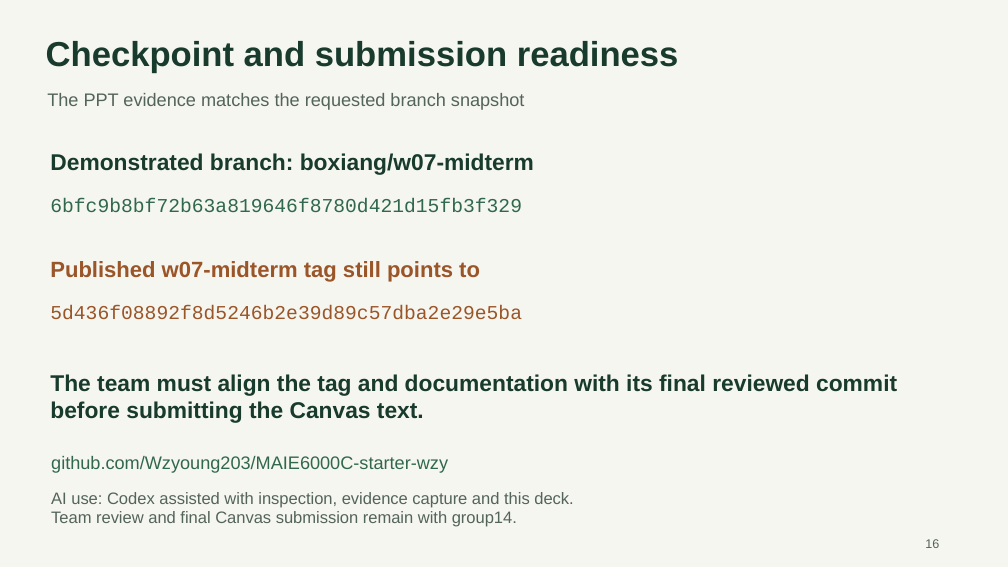
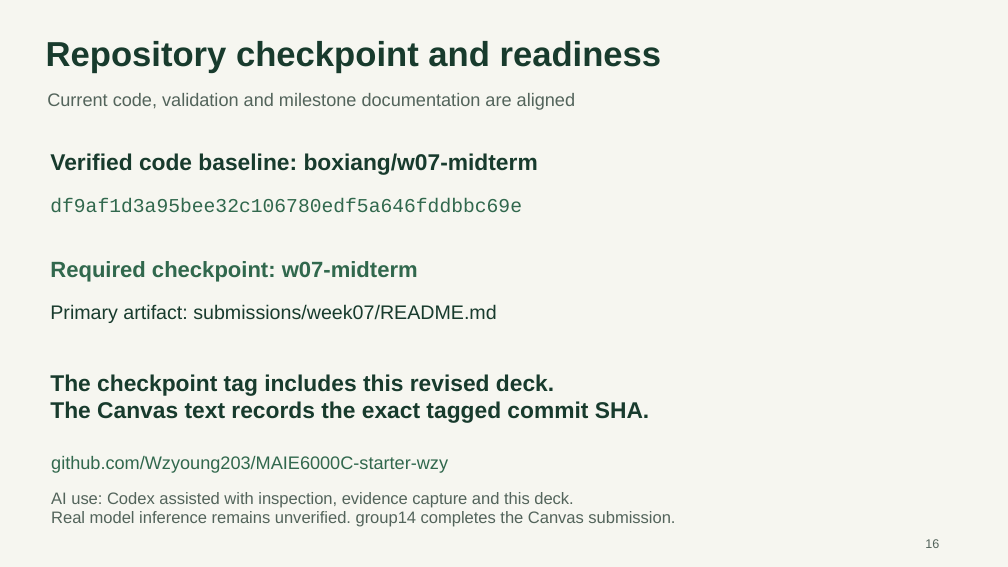
Before and after one commit to BoxiangZ/NourishLoop, a slide deck: slide 16 of submissions/week07/NourishLoop_W07_Midterm_Demo.pptx. Drawn at 1008x567 pixels with LibreOffice and Linux fonts; fonts in the diff are those of the drawing. Boxes give left, top, right and bottom in pixels: in the first picture for what was removed or moved away, otherwise in the second. Text is boxed around its words. In the diff, an @@ line names an element or a change of style, - is before the commit and + after.

```diff
--- a/submissions/week07/NourishLoop_W07_Midterm_Demo.pptx
+++ b/submissions/week07/NourishLoop_W07_Midterm_Demo.pptx
@@ text at (x1=46, y1=41, x2=662, y2=73): text changed @@
-Checkpoint and submission readiness
+Repository checkpoint and readiness
@@ text at (x1=47, y1=93, x2=575, y2=110): text changed @@
-The PPT evidence matches the requested branch snapshot
+Current code, validation and milestone documentation are aligned
@@ text at (x1=50, y1=153, x2=538, y2=174): text changed @@
-Demonstrated branch: boxiang/w07-midterm
+Verified code baseline: boxiang/w07-midterm
@@ text at (x1=50, y1=198, x2=522, y2=213): text changed @@
-6bfc9b8bf72b63a819646f8780d421d15fb3f329
+df9af1d3a95bee32c106780edf5a646fddbbc69e
@@ text at (x1=50, y1=261, x2=418, y2=282): text changed; text colour #9A5528 to #31684D @@
-Published w07-midterm tag still points to
+Required checkpoint: w07-midterm
@@ text at (x1=50, y1=304, x2=496, y2=323): text changed; font Courier New to Arial; text colour #9A5528 to #183B2D @@
-5d436f08892f8d5246b2e39d89c57dba2e29e5ba
+Primary artifact: submissions/week07/README.md
@@ text at (x1=50, y1=374, x2=649, y2=423): text changed @@
-The team must align the tag and documentation with its final reviewed commit before submitting the Canvas text.
+The checkpoint tag includes this revised deck.
+The Canvas text records the exact tagged commit SHA.
@@ text at (x1=51, y1=511, x2=675, y2=527): text changed @@
-Team review and final Canvas submission remain with group14.
+Real model inference remains unverified. group14 completes the Canvas submission.
```
Also in this commit, not shown: 4 other slides changed, 4 other files.
